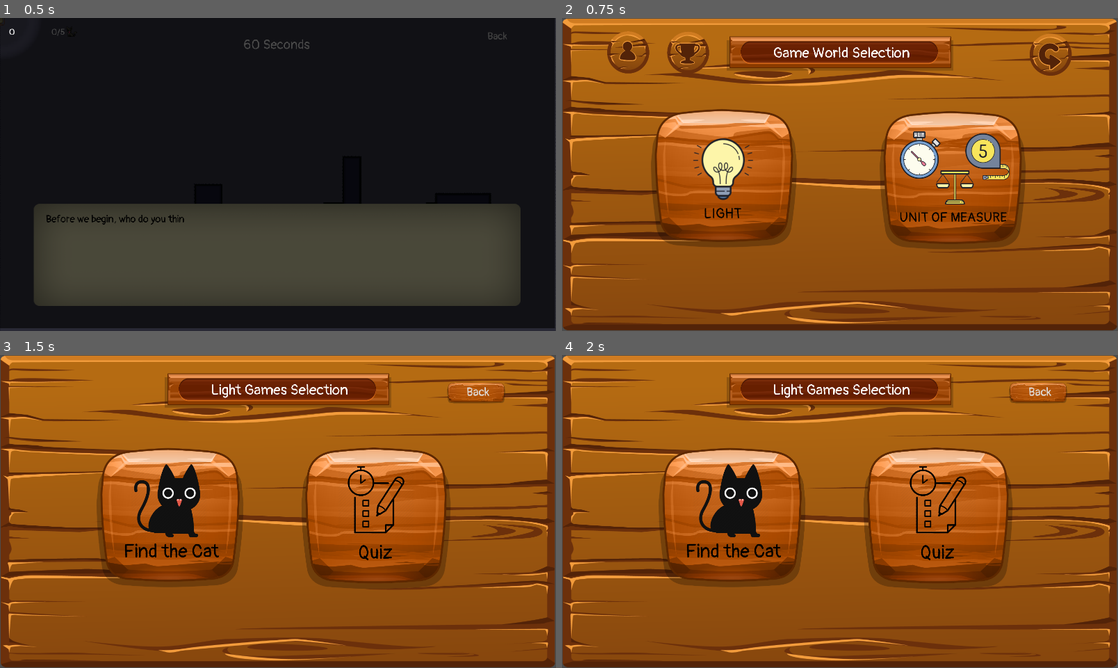
Above: before the commit, frames 1-4 (two rows, left to right).
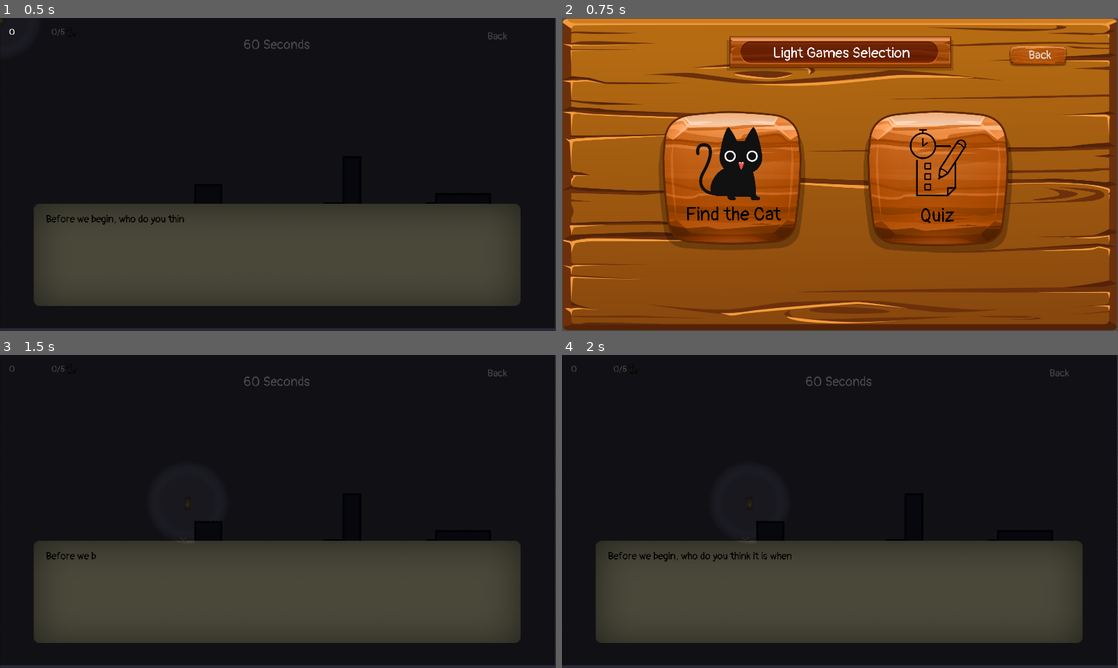
Above: after the commit, the same moments.

Repository: ChunFei96/Godot-PhysicLab
Game: Godot game, scene res://MainLevels/Light/Cat/Cat.tscn
The game is run twice, just before and just after one commit, with the same random seed, the same clock (stepped at 60 frames per second) and the same inputs. This scene is started directly instead of the project's main scene. Sound files missing from this copy of the repository are replaced by a short silence.
Inputs:
- Up to frame 1 (0.5 s): no input
- Up to frame 2 (0.75 s): click "Back" at 0.5 s
- Up to frame 3 (1.5 s): click "Light" at 1.25 s
- Up to frame 4 (2 s): no input

Frame 1 is identical in both runs. In frame 2, 14% of the frame differs, in the area x 8-92%, y 4-75%; in frame 3, 98%, in the area x 0-100%, y 0-100%; in frame 4, 98%.

Commit message:
update Lee's game timing, change Cat back redirect

Diff:
--- a/Login/LoginScene.gd
+++ b/Login/LoginScene.gd
@@ -39,7 +39,7 @@
 
 			if isValidLogin.to_upper() == 'TRUE':
 				var SelectedCharacter = data.result[1]
-				#print('SelectedCharacter: ' + str(SelectedCharacter))
+				print('SelectedCharacter: ' + str(SelectedCharacter))
 
 
 				if SelectedCharacter == '-1':
--- a/MainLevels/Light/Cat/Cat.gd
+++ b/MainLevels/Light/Cat/Cat.gd
@@ -47,11 +47,11 @@
 	SaveScore()
 	$GameOverLayer/AnimationPlayer.play("Fade")
 	$GameOverLayer/ColorRect/PlayerScore.text = String(Global.getScore())
-	print('_on_timer_tree_exiting')
+	#print('_on_timer_tree_exiting')
 
 
 func _on_cat_tree_exiting():
-	print('_on_cat_tree_exiting')
+	#print('_on_cat_tree_exiting')
 	rescuedCatCount += 1
 	$CatCount.text = String(rescuedCatCount) + "/" + String(len(cats))
 	if rescuedCatCount == len(cats):
@@ -65,10 +65,10 @@
 	$GameOverLayer/ColorRect/PlayerScore.text = String(Global.getScore())
 
 func SaveScore():
-	print('SaveScore()')
+	#print('SaveScore()')
 	var completion_time = $TimerManager.timeUsed()
-	print('completion_time: ' + str(completion_time))
-	print('scores: ' + str(Global.getScore()))
+	#print('completion_time: ' + str(completion_time))
+	#print('scores: ' + str(Global.getScore()))
 
 	Global.setUsername("Student1") #test
 	if Global.getUsername() == null:
--- a/MainLevels/Mass/Level2/Level2.gd
+++ b/MainLevels/Mass/Level2/Level2.gd
@@ -5,7 +5,7 @@
 
 var levelnumber = 2
 var topicname = "Mass"
-var set_total_time = 3
+var set_total_time = 60
 
 # Called when the node enters the scene tree for the first time.
 func _ready():
--- a/Scenes/Light/Cat/Lamp.gd
+++ b/Scenes/Light/Cat/Lamp.gd
@@ -25,4 +25,4 @@
 
 
 func _on_Back_pressed():
-	get_tree().change_scene("res://MainLevels/GameWorld/topic-selection.tscn")
+	get_tree().change_scene("res://MainLevels/Light/light-selection.tscn")
